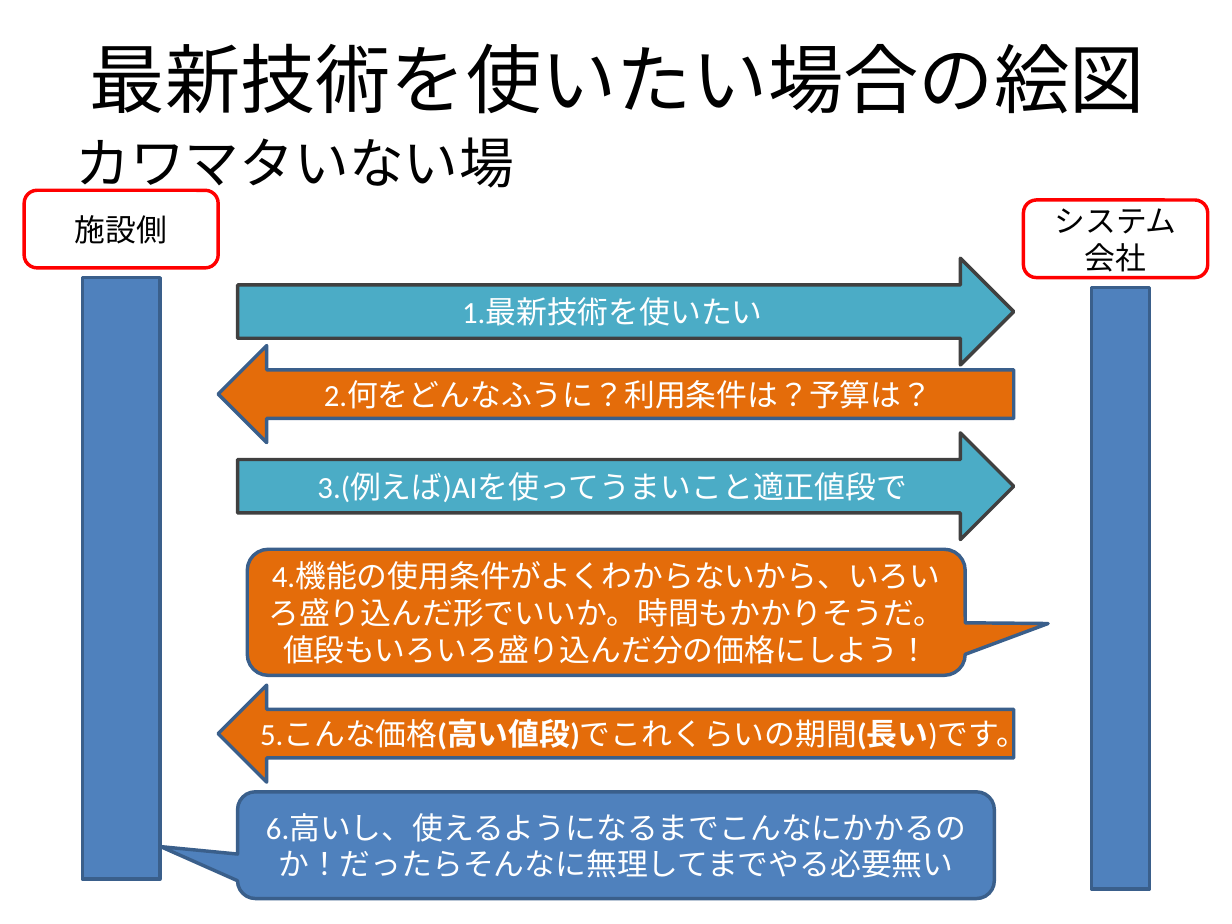
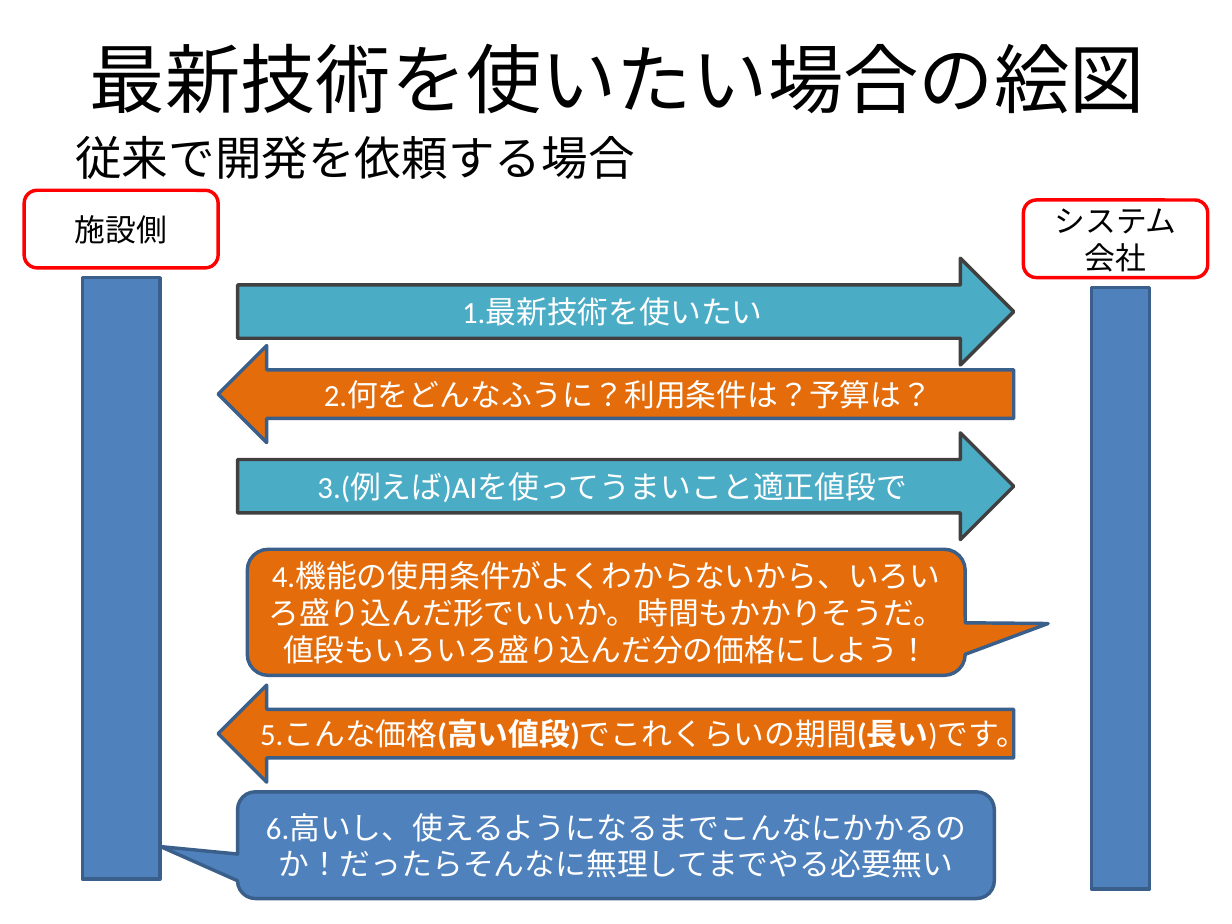
Before and after one commit to tasto/util, a slide deck: slide 13 of 資料/福祉ITコンサルの可能性について.pptx (slide 8 before the commit). Drawn at 1232x924 pixels with LibreOffice and Linux fonts; fonts in the diff are those of the drawing. Boxes give left, top, right and bottom in pixels: in the first picture for what was removed or moved away, otherwise in the second. Text is boxed around its words. In the diff, an @@ line names an element or a change of style, - is before the commit and + after.

```diff
--- a/資料/福祉ITコンサルの可能性について.pptx
+++ b/資料/福祉ITコンサルの可能性について.pptx
@@ text at box(75, 136, 634, 179): text changed; size 32 to 27.2 pt @@
-カワマタいない場合
+従来で開発を依頼する場合
```
Also in this commit, not shown: 9 other slides changed, 11 slides added, 1 slide removed.
